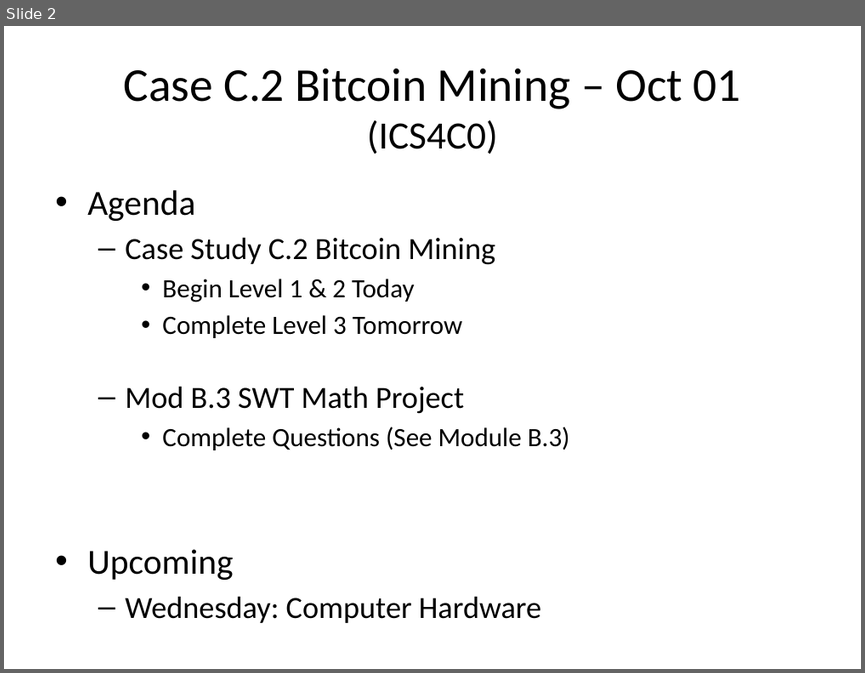
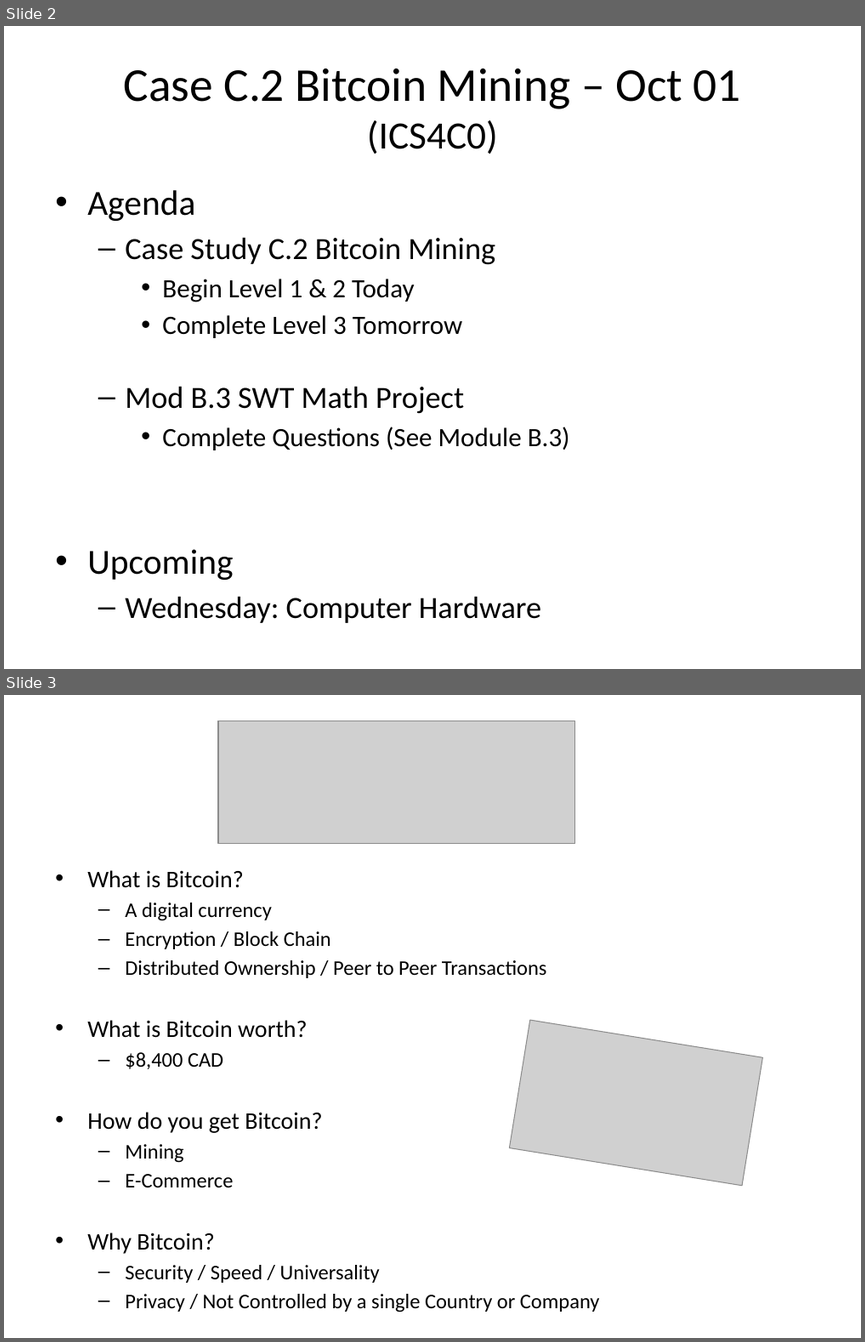
Before and after one commit to Greg5519/Old4C, a slide deck: Daily Agendas/Day5.1_BitcoinMining.pptx. Shown one above the other, each under a label of ours: slide 2 before the commit, slides 2 and 3 after it. The pictures are 865x673 and 865x1342 pixels, drawn with LibreOffice and Linux fonts; fonts in the diff are those of the drawing; grey boxes stand for pictures. Boxes give left, top, right and bottom in pixels: in the first picture for what was removed or moved away, otherwise in the second. Text is boxed around its words. In the diff, an @@ line names an element or a change of style, - is before the commit and + after.

Commit message:
209 eod

```diff
--- a/Daily Agendas/Day5.1_BitcoinMining.pptx
+++ b/Daily Agendas/Day5.1_BitcoinMining.pptx
@@ slide 3 added at (4, 695, 861, 1338), background #FFFFFF @@
@@ picture added at (218, 721, 575, 844) @@
@@ text added at (87, 870, 600, 1312), 17.5 pt, text #000000 @@
+• What is Bitcoin?
+  – A digital currency
+  – Encryption / Block Chain
+  – Distributed Ownership / Peer to Peer Transactions
+• What is Bitcoin worth?
+  – $8,400 CAD
+• How do you get Bitcoin?
+  – Mining
+  – E-Commerce
+• Why Bitcoin?
+  – Security / Speed / Universality
+  – Privacy / Not Controlled by a single Country or Company
@@ picture added at (509, 1020, 762, 1185) @@
```
